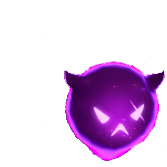
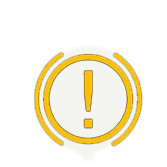
Revision of a layered 167x167 image; what changed, layer by layer:
painted on "图层 1" over [33,52,167,161]
added layer "图层 2" (40%) above "图层 0" over [33,44,145,162]
